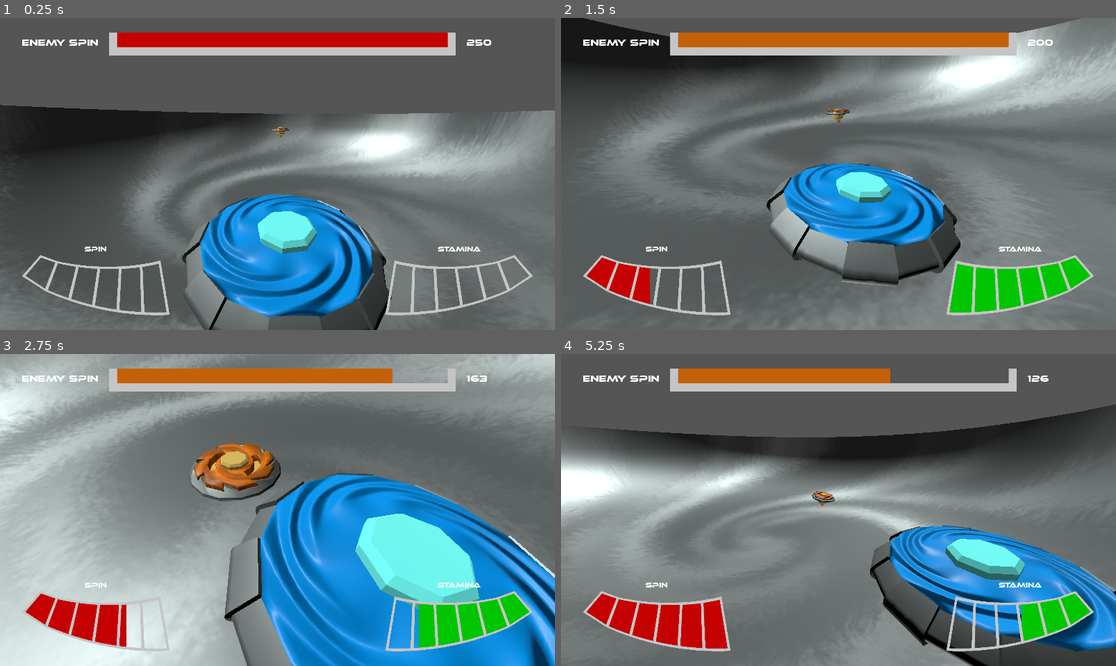
Above: before the commit, frames 1-4 (two rows, left to right).
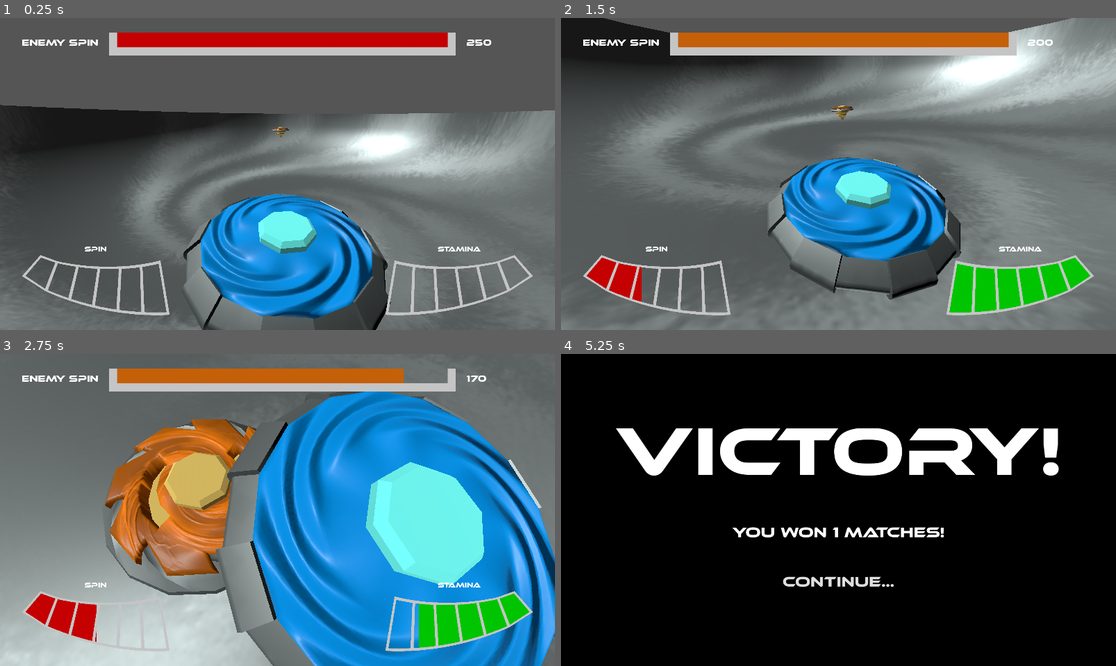
Above: after the commit, the same moments.

Repository: StudentLoanCyclone/StudentLoanCyclone
Game: Godot game, scene res://main.tscn
Same seed, same stepped clock (60 frames per second), same inputs: the game is played once before the commit and once after it. Video files are missing from this copy of the repository; at most half a second of black plays in their place.
Inputs (mouse positions are in pixels of both pictures, inside the frame that each line leads up to):
- Up to frame 1 (0.25 s): no input
- Up to frame 2 (1.5 s): tap Enter at 0.5 s; move the mouse to (960, 158) at 0.52 s; press the mouse at (960, 158) at 0.53 s; move the mouse to (727, 189) at 1.27 s; release the mouse at (727, 189) at 1.28 s; right-click (727, 189) at 1.35 s
- Up to frame 3 (2.75 s): move the mouse to (333, 441) at 2.02 s; press the mouse at (333, 441) at 2.03 s
- Up to frame 4 (5.25 s): move the mouse to (810, 572) at 2.77 s; release the mouse at (810, 572) at 2.78 s; right-click (810, 572) at 2.85 s; move the mouse to (1005, 556) at 3.52 s; press the mouse at (1005, 556) at 3.53 s; move the mouse to (672, 463) at 4.27 s; release the mouse at (672, 463) at 4.28 s; right-click (672, 463) at 4.35 s; move the mouse to (866, 510) at 5.02 s; press the mouse at (866, 510) at 5.03 s

The runs differ from the first frame. In frame 1, 2.1% of the frame differs, in the area x 32-71%, y 56-100%; in frame 2, 8.4%; in frame 3, 68%; in frame 4, 99%, in the area x 0-100%, y 0-100%.

Commit message:
commented out the line that gives the spinner an increase in spin based on linear_velocity

Diff:
--- a/student-loan-cyclone/cyclone.gd
+++ b/student-loan-cyclone/cyclone.gd
@@ -45,7 +45,7 @@
 	#Spin decay.
 	current_spin = move_toward(current_spin, 0, spin_decay * delta)
 
-	current_spin += (linear_velocity.length()*0.02)
+	#current_spin += (linear_velocity.length()*0.02)
 	current_spin = clampf(current_spin, 0, max_spin)
 
 	#Apply angular velocity for spin.
